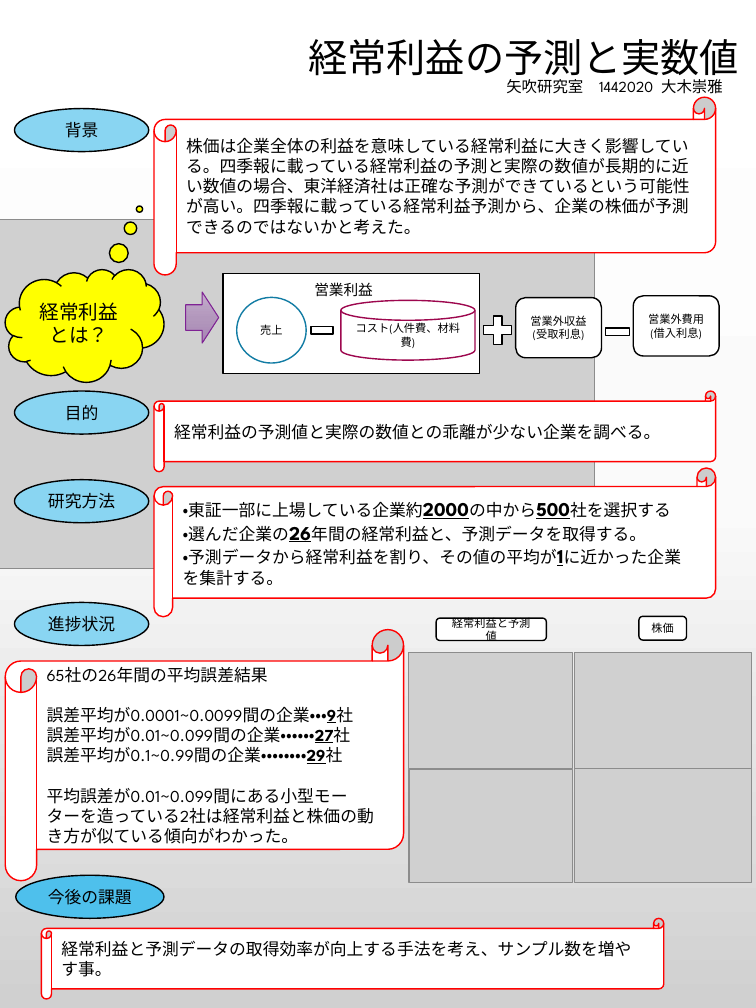
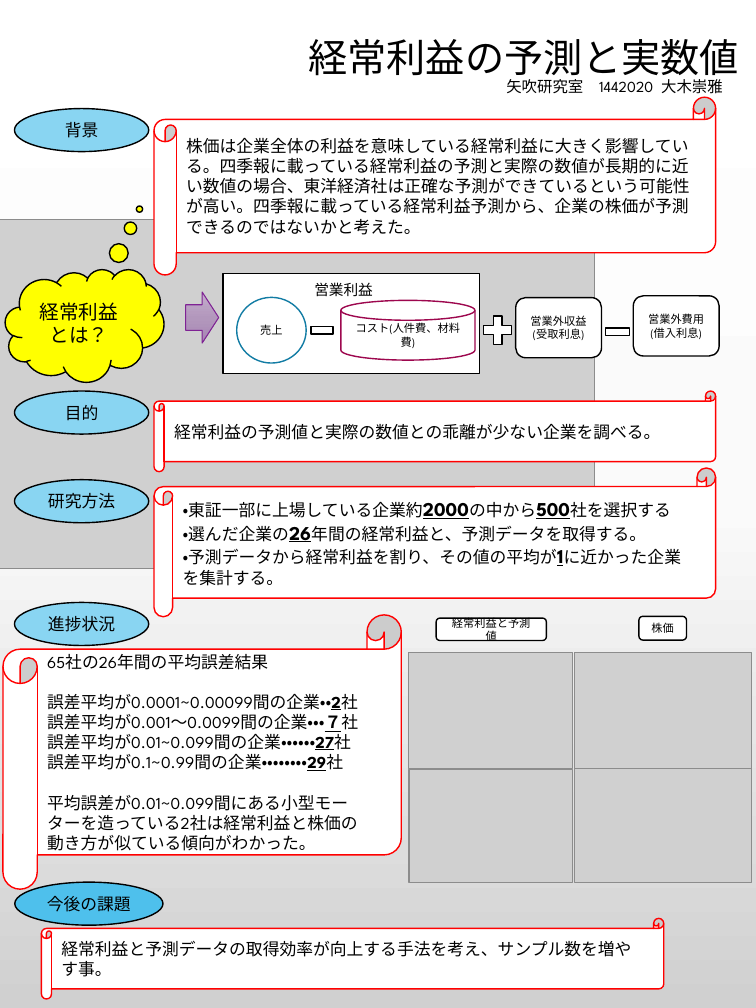
Before and after one commit to keimatsui/kadai, a slide deck: slide 1 of 課題研究/2016/大木崇雅/ポスター/大木ポスター.pptx. Drawn at 756x1008 pixels with LibreOffice and Linux fonts; fonts in the diff are those of the drawing; grey boxes stand for pictures; background and template pictures are left out. Boxes give left, top, right and bottom in pixels: in the first picture for what was removed or moved away, otherwise in the second. Text is boxed around its words. In the diff, an @@ line names an element or a change of style, - is before the commit and + after.

Commit message:
なおし

```diff
--- a/課題研究/2016/大木崇雅/ポスター/大木ポスター.pptx
+++ b/課題研究/2016/大木崇雅/ポスター/大木ポスター.pptx
@@ horizontal scroll "65社の26年間の平均誤差結果": place and size @@
-horizontal scroll "65社の26年間の平均誤差結果" at (5,630,403,881)
+horizontal scroll "65社の26年間の平均誤差結果" at (3,615,401,889)
@@ text in horizontal scroll at (47,694,358,732): text changed @@
-誤差平均が0.0001~0.0099間の企業・・・9社
+誤差平均が0.0001~0.00099間の企業・・2社
+誤差平均が0.001～0.0099間の企業・・・７社
@@ ellipse "今後の課題": place and size @@
-ellipse "今後の課題" at (16,875,164,918)
+ellipse "今後の課題" at (15,882,163,925)
```
